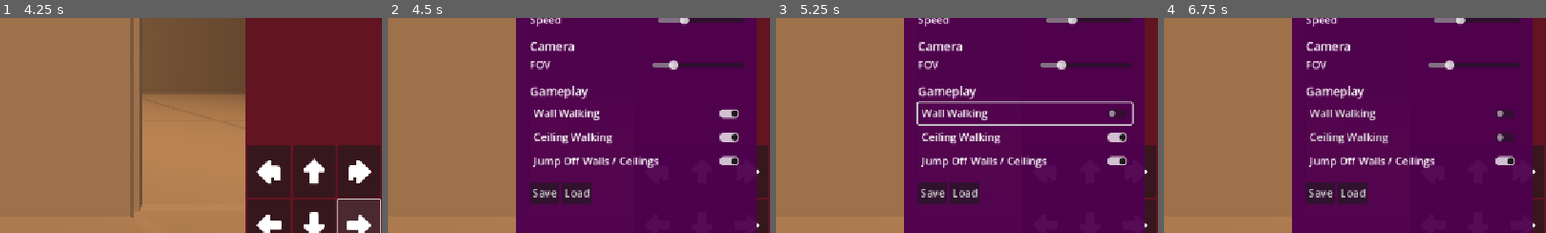
Above: before the commit, frames 1-4 (left to right).
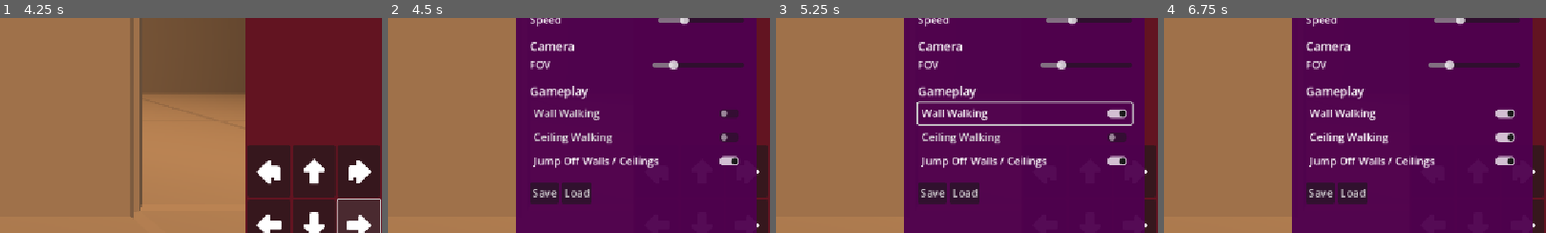
Above: after the commit, the same moments.

Repository: local-minimum/geriatric-crawler
Game: Godot game, scene res://main.tscn
The game is run twice, just before and just after one commit, with the same random seed, the same clock (stepped at 60 frames per second) and the same inputs. The engine's default icon, where the game draws it, is replaced by a stand-in: a white triangle on a blue panel in a dark square.
Inputs (mouse positions are % of the whole screen's width and height, from its top left):
- Up to frame 1 (4.25 s): click (85, 81) at 0.5 s; click (91, 81) at 1.25 s; click (97, 81) at 2 s; click (85, 93) at 2.75 s; click (97, 93) at 3.5 s
- Up to frame 2 (4.5 s): click (97, 5) at 4.25 s
- Up to frame 3 (5.25 s): click "Wall Walking" at 5 s
- Up to frame 4 (6.75 s): click "Ceiling Walking" at 5.75 s; click "Hold Replays" at 6.5 s
The pictures show only the part of the screen within x 50-100%, y 45-95%; the shares and areas given below are measured in that part.

Frame 1 is identical in both runs. In frame 2, 0.6% of the frame differs, in the area x 38-92%, y 42-58%; in frame 3, 0.5%; in frame 4, 0.6%.

Commit message:
Use robot climbing skill for transportation check

Diff:
--- a/scenes/dungeon/player.tscn
+++ b/scenes/dungeon/player.tscn
@@ -63,8 +63,9 @@
 turn_time = 0.2
 metadata/_custom_type_script = "uid://meibvvwp8mvg"
 
-[node name="Robot" type="Node" parent="."]
+[node name="Robot" type="Node" parent="." node_paths=PackedStringArray("_player")]
 script = ExtResource("5_se4x3")
+_player = NodePath("..")
 model = ExtResource("6_2f68n")
 given_name = "Robbie"
 metadata/_custom_type_script = "uid://bsao4ssvb051r"
--- a/scripts/gridded_level/entities/grid_player.gd
+++ b/scripts/gridded_level/entities/grid_player.gd
@@ -18,6 +18,35 @@
 
 @export
 var robot: Robot
+
+const CLIMBING_SKILL: String = "climbing"
+
+var override_wall_walking: bool:
+    set(value):
+        override_wall_walking = value
+        if value:
+            transportation_abilities.set_flag(TransportationMode.WALL_WALKING)
+        else:
+            var climbing: int = robot.get_skill_level(CLIMBING_SKILL)
+            if climbing == 0:
+                transportation_abilities.remove_flag(TransportationMode.WALL_WALKING)
+            else:
+                transportation_abilities.set_flag(TransportationMode.WALL_WALKING)
+
+var override_ceiling_walking: bool:
+    set(value):
+        override_ceiling_walking = value
+        if value:
+            transportation_abilities.set_flag(TransportationMode.WALL_WALKING)
+            transportation_abilities.set_flag(TransportationMode.CEILING_WALKING)
+        else:
+            var climbing: int = robot.get_skill_level(CLIMBING_SKILL)
+            if climbing < 2:
+                if !override_wall_walking && climbing == 0:
+                    transportation_abilities.set_flag(TransportationMode.WALL_WALKING)
+                transportation_abilities.remove_flag(TransportationMode.CEILING_WALKING)
+            else:
+                transportation_abilities.set_flag(TransportationMode.CEILING_WALKING)
 
 func _ready() -> void:
     if spawn_node != null:
--- a/scripts/robot.gd
+++ b/scripts/robot.gd
@@ -1,5 +1,8 @@
 extends Node
 class_name Robot
+
+@export
+var _player: GridPlayer
 
 @export
 var model: RobotModel
@@ -11,11 +14,14 @@
 
 var _fights: int
 
+func _ready() -> void:
+    _sync_player_transportation_mode()
+
 func obtained_level() -> int: return _obtained_level_abilities.size()
 
 func can_level_up() -> bool: return model.get_level(_fights) > obtained_level()
 
-func get_highest_level(skill: String) -> int:
+func get_skill_level(skill: String) -> int:
     var level: int = ArrayUtils.maxi(
         _obtained_level_abilities.filter(func (ability: RobotAbility) -> bool: return ability.id == skill),
         func (item: RobotAbility) -> int: return item.skill_level,
@@ -92,3 +98,24 @@
             push_warning("Save doesn't have an array on %s in %s" % [_ABILITIES_KEY, data])
     else:
         push_warning("Save lacks abilities on %s for robot %s" % [_FIGHTS_KEY, data])
+
+    _sync_player_transportation_mode()
+
+
+func _sync_player_transportation_mode() -> void:
+    if _player == null:
+        return
+
+    var climbing: int = get_skill_level(GridPlayer.CLIMBING_SKILL)
+    match climbing:
+        0:
+            _player.transportation_abilities.remove_flag(TransportationMode.WALL_WALKING)
+            _player.transportation_abilities.remove_flag(TransportationMode.CEILING_WALKING)
+        1:
+            _player.transportation_abilities.set_flag(TransportationMode.WALL_WALKING)
+            _player.transportation_abilities.remove_flag(TransportationMode.CEILING_WALKING)
+        2:
+            _player.transportation_abilities.set_flag(TransportationMode.WALL_WALKING)
+            _player.transportation_abilities.set_flag(TransportationMode.CEILING_WALKING)
+        _:
+            push_error("We don't know of the %s climbing skill level" % climbing)
--- a/scripts/ui/ui_debug_settings.gd
+++ b/scripts/ui/ui_debug_settings.gd
@@ -73,8 +73,6 @@
 
     fov.value = level.player.camera.fov
 
-    wall_walking.button_pressed = level.player.transportation_abilities.has_flag(TransportationMode.WALL_WALKING)
-    ceiling_walking.button_pressed = level.player.transportation_abilities.has_flag(TransportationMode.CEILING_WALKING)
     jump_off.button_pressed = level.player.can_jump_off_walls
 
     inited = true
@@ -104,16 +102,12 @@
 
 
 func _on_wall_walking_toggled(toggled_on: bool) -> void:
-    if toggled_on:
-        level.player.transportation_abilities.set_flag(TransportationMode.WALL_WALKING)
-    else:
-        level.player.transportation_abilities.remove_flag(TransportationMode.WALL_WALKING)
+    level.player.override_wall_walking = toggled_on
 
 func _on_ceiling_walking_toggled(toggled_on: bool) -> void:
     if toggled_on:
-        level.player.transportation_abilities.set_flag(TransportationMode.CEILING_WALKING)
-    else:
-        level.player.transportation_abilities.remove_flag(TransportationMode.CEILING_WALKING)
+        wall_walking.button_pressed = true
+    level.player.override_ceiling_walking = toggled_on
 
 
 func _on_jump_off_walls_toggled(toggled_on: bool) -> void:
